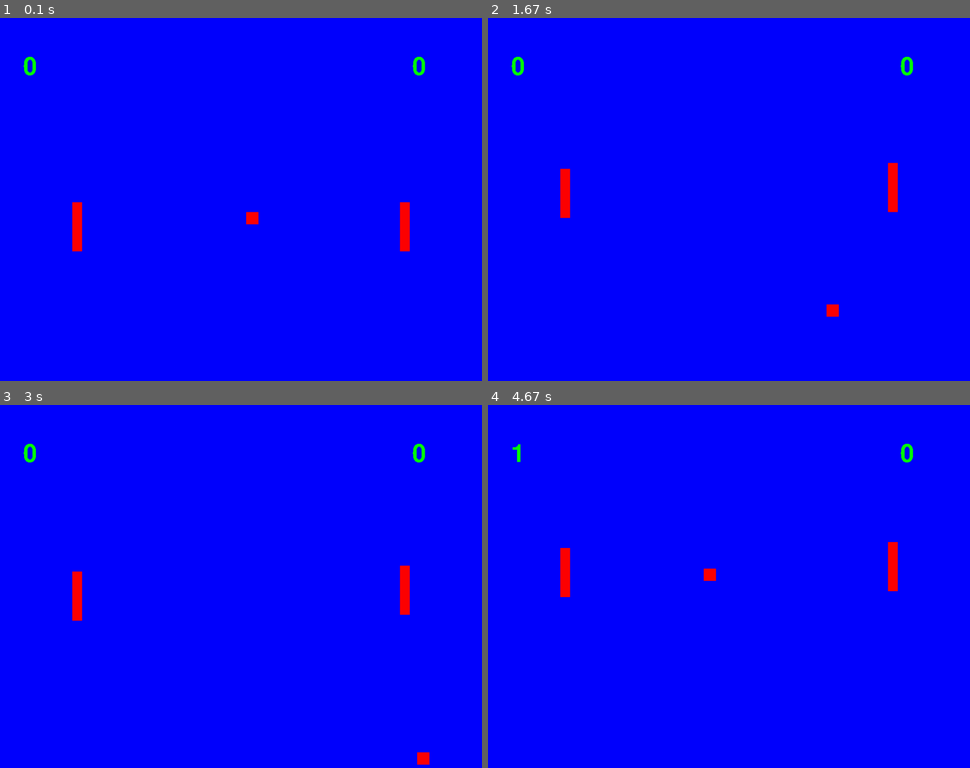
Above: before the commit, frames 1-4 (two rows, left to right).
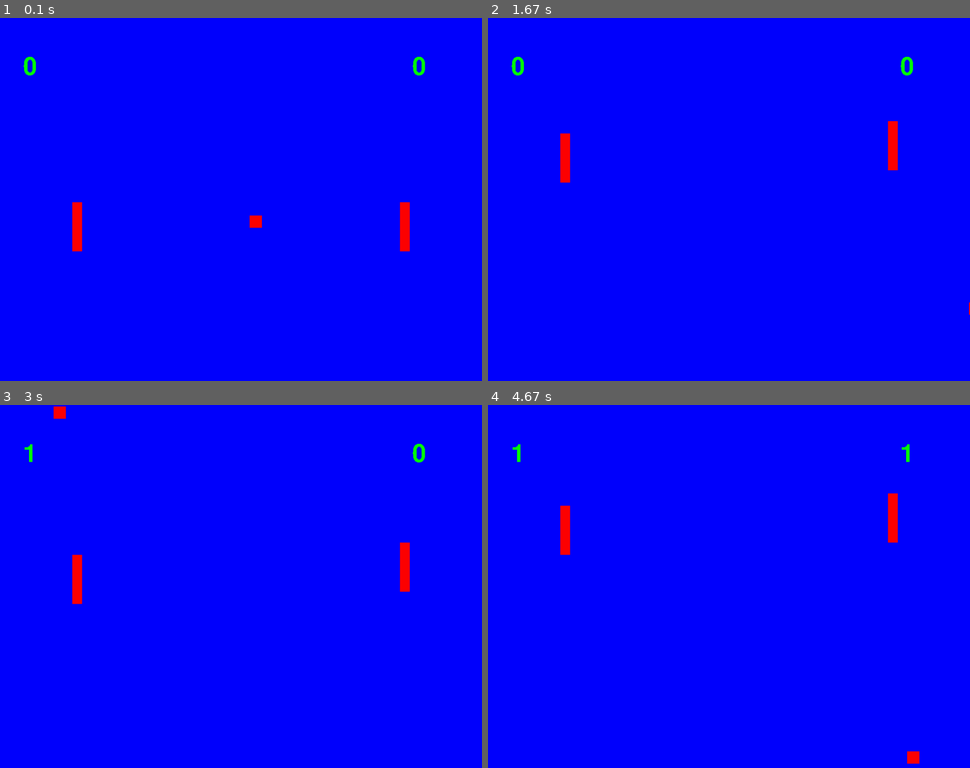
Above: after the commit, the same moments.

Repository: nsodickson/Pygame-Projects
Game: pygame game, started from Pong.py
The game is run twice, just before and just after one commit, with the same random seed, the same clock (stepped at 60 frames per second) and the same inputs.
Inputs:
- Up to frame 1 (0.1 s): no input
- Up to frame 2 (1.67 s): tap S at 0.33 s; hold Up 0.67-1.13 s; hold W 0.67-1.13 s; hold Down 1.17-1.47 s; hold S 1.17-1.47 s; hold Up from 1.5 s (still down); hold W from 1.5 s (still down)
- Up to frame 3 (3 s): release Up at 1.87 s; release W at 1.87 s; hold Down 1.9-2.27 s; hold S 1.9-2.27 s; hold Up 2.3-2.6 s; hold W 2.3-2.6 s; hold Down 2.63-2.93 s; hold S 2.63-2.93 s; hold Up from 2.97 s (still down); hold W from 2.97 s (still down)
- Up to frame 4 (4.67 s): release Up at 3.33 s; release W at 3.33 s; hold Down 3.37-3.73 s; hold S 3.37-3.73 s; hold Up 3.77-4.07 s; hold W 3.77-4.07 s; hold Down 4.1-4.4 s; hold S 4.1-4.4 s; hold Up from 4.43 s (still down); hold W from 4.43 s (still down)

The runs differ from the first frame. In frame 1, less than 0.1% of the frame differs, in the area x 51-55%, y 53-58%; in frame 2, 1.0%; in frame 3, 0.8%; in frame 4, 1.4%, in the area x 14-90%, y 10-99%.

Commit message:
Fixed fps bug in pong

Diff:
--- a/Pong.py
+++ b/Pong.py
@@ -13,6 +13,7 @@
 bg_color = (0, 0, 255)
 window = pygame.display.set_mode((width, height))
 window.fill(bg_color)
+fps = pygame.time.Clock()
 
 font_color = (0, 255, 0)
 font_size = 75
@@ -21,7 +22,7 @@
 color = (255, 0, 0)
 
 # Adjust based on the machine
-speed_init = 4
+speed_init = 5
 
 # Creating the ball
 ball_size = 25
@@ -132,4 +133,6 @@
     window.blit(left_score_img, (width / 15, height / 10))
     window.blit(right_score_img, (14 * width / 15 - font_size, height / 10))
 
+    fps.tick(100)
+
     pygame.display.update()
